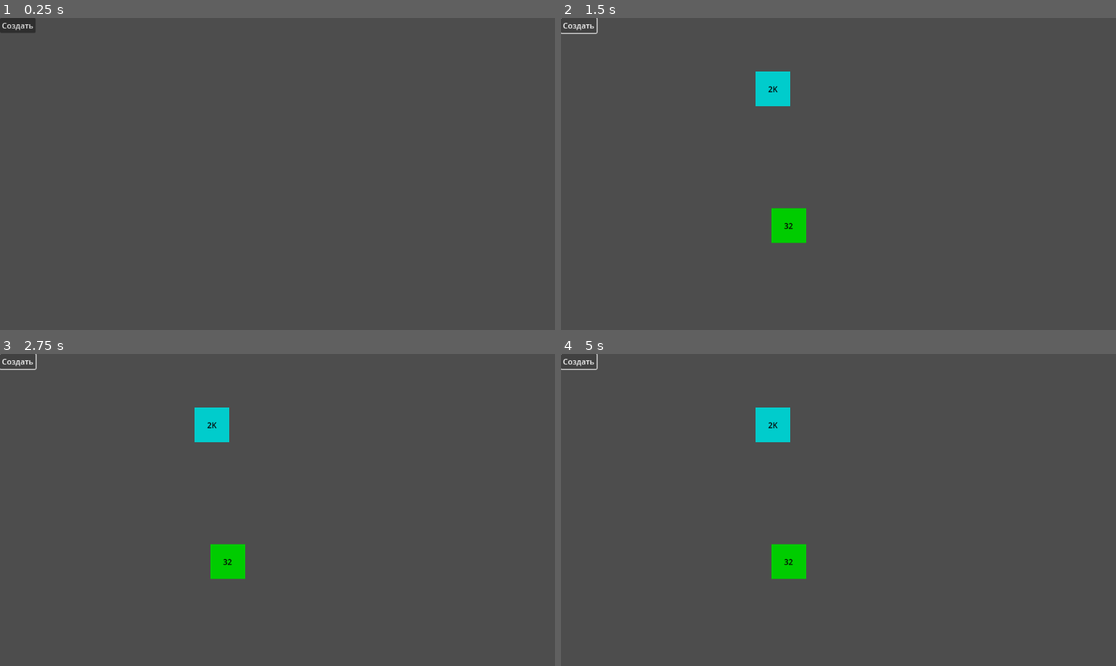
Above: before the commit, frames 1-4 (two rows, left to right).
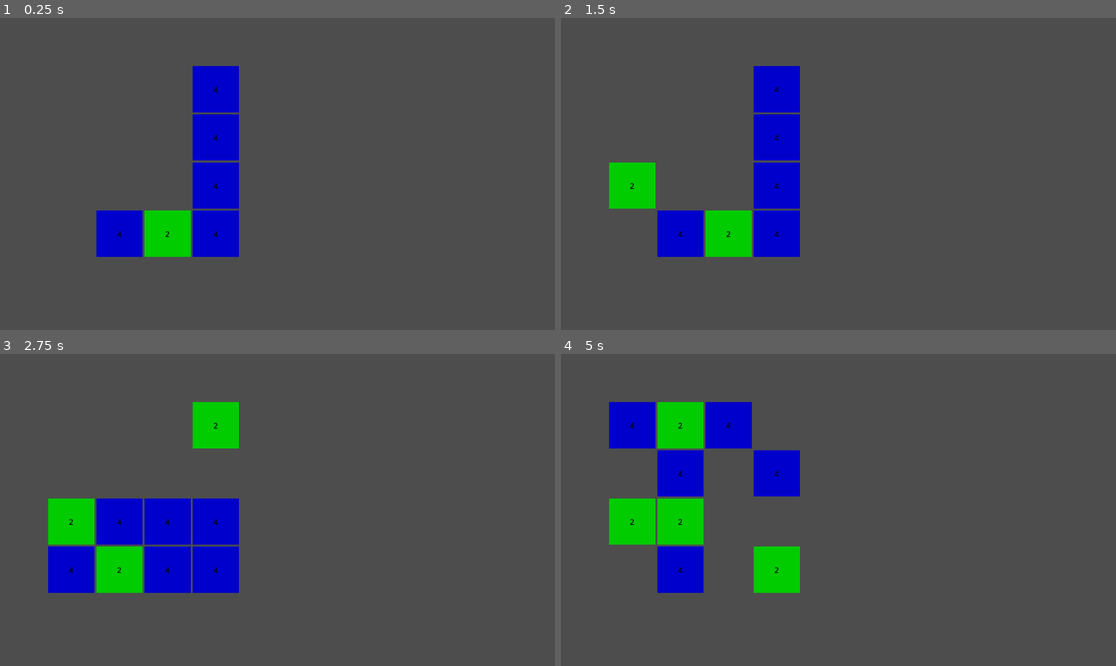
Above: after the commit, the same moments.

Repository: progstuff/2048TdPrototype
Game: Godot game, scene res://Managers/WorldScene.tscn
Same seed, same stepped clock (60 frames per second), same inputs: the game is played once before the commit and once after it.
Inputs (mouse positions are in pixels of both pictures, inside the frame that each line leads up to):
- Up to frame 1 (0.25 s): no input
- Up to frame 2 (1.5 s): click (577, 24) at 0.5 s, where only the run before the commit has a clickable "Создать"; tap Enter at 1.25 s; hold Right (right, bound only after the commit) from 1.28 s (still down)
- Up to frame 3 (2.75 s): tap R (restart, bound only after the commit) at 2 s; release Right (right, bound only after the commit) at 2.03 s; hold Down (down, bound only after the commit) from 2.03 s (still down)
- Up to frame 4 (5 s): tap R (restart, bound only after the commit) at 2.75, 3.5, 4.25, 4.9 s; release Down (down, bound only after the commit) at 2.78 s; hold Right (right, bound only after the commit) 2.78-3.53 s; hold Up (up, bound only after the commit) 3.53-4.28 s; hold Left (left, bound only after the commit) from 4.28 s (still down)

The runs differ from the first frame. In frame 1, 7.8% of the frame differs, in the area x 0-44%, y 0-77%; in frame 2, 9.0%; in frame 3, 12%; in frame 4, 12%, in the area x 0-45%, y 0-77%.

Commit message:
Сделал поле 2048

Diff:
--- a/Managers/CellManagerScript.gd
+++ b/Managers/CellManagerScript.gd
@@ -3,14 +3,14 @@
 
 var cell = load("res://Managers/CellScene.tscn")
 
-func create_cell(_number: int, _position: Vector2):
+func create_cell(_number: int, _position: Vector2, _index: Vector2i):
 	if(!pool.has(_number)):
 		pool[_number] = Array()
 
 	var data = pool[_number].pop_front()
 	if(data == null):
 		data = cell.instantiate()
-		data.init(_number, _position)
+	data.init(_number, _position, _index)
 
 	return data
 
--- a/Managers/CellScene.tscn
+++ b/Managers/CellScene.tscn
@@ -9,8 +9,8 @@
 script = ExtResource("1_pofgc")
 
 [node name="Rect" type="ColorRect" parent="."]
-offset_right = 72.0
-offset_bottom = 72.0
+offset_right = 74.0
+offset_bottom = 74.0
 color = Color(0.223529, 0.243137, 0.462745, 1)
 
 [node name="Number" type="Label" parent="Rect"]
@@ -30,8 +30,3 @@
 label_settings = SubResource("LabelSettings_tk3qg")
 horizontal_alignment = 1
 metadata/_edit_use_anchors_ = true
-
-[node name="Timer" type="Timer" parent="."]
-wait_time = 0.016
-
-[connection signal="timeout" from="Timer" to="." method="_on_timer_timeout"]
--- a/Managers/CellScript.gd
+++ b/Managers/CellScript.gd
@@ -1,32 +1,42 @@
 extends Node2D
 class_name CellElement
 
-@export var number = 2
-
 var numberLabel = null
 var rect = null
-@export var timer = null
-var dist = 100
-var curShift = 0
-var step = 10
+# СОСТОЯНИЯ ДВИЖЕНИЯ: ДВИЖЕНИЕ, СЛИЯНИЕ, КОНЕЦ, УДАЛЕНИЕ, ОЖИДАНИЕ
+enum MOVE_STATE {MOVE, MERGE, REMOVE, IDLE}
 
-func init(_number: int, _position: Vector2) -> void:
+var moveVector = Vector2.ZERO
+var index = Vector2i.ZERO
+var newPos = Vector2(-1, -1)
+
+@export var curState = MOVE_STATE.IDLE
+@export var number = 2
+@export var isMerged = false
+@export var isNeedRemove = false
+
+func init(_number: int, _position: Vector2, _index: Vector2i) -> void:
 	if(numberLabel == null):
 		numberLabel = $Rect/Number
 	if(rect == null):
 		rect = $Rect
-	if(timer == null):
-		timer = $Timer
 
 	set_number(_number)
-	set_background()
 
 	position = _position
-	visible = true
+	index = _index
+	activate()
+
+func set_index(_index: Vector2i):
+	index = _index
+
+func set_new_pos(_newPos: Vector2):
+	newPos = _newPos
 
 func set_number(_number:int) -> void:
 	number = _number
 	numberLabel.text = get_str_lbl(number)
+	set_background()
 
 func set_background() -> void:
 	var r = number % 10
@@ -59,11 +69,79 @@
 
 func deactivate():
 	visible = false
-	position = Vector2(-100, 100)
+	position = Vector2(-100, -100)
+	curState = MOVE_STATE.IDLE
+	isMerged = false
 
-func _on_timer_timeout() -> void:
-	if(curShift < dist):
-		curShift += step
-		position.x += step
+func activate():
+	visible = true
+	curState = MOVE_STATE.IDLE
+	moveVector = Vector2.ZERO
+	isNeedRemove = false
+	isMerged = false
+
+func set_size(size: Vector2i):
+	rect.set_size(size)
+
+func set_move_state(_moveVector: Vector2):
+	curState = MOVE_STATE.MOVE
+	moveVector = _moveVector
+
+func set_merge_state():
+	isMerged = true
+	curState = MOVE_STATE.MERGE
+
+func set_remove_state():
+	isMerged = true
+	curState = MOVE_STATE.REMOVE
+
+func set_idle_state():
+	curState = MOVE_STATE.IDLE
+	moveVector = Vector2.ZERO
+
+func is_idle_state() -> bool:
+	return curState == MOVE_STATE.IDLE
+
+func is_remove_state() -> bool:
+	return curState == MOVE_STATE.REMOVE
+
+func is_need_remove() -> bool:
+	return isNeedRemove
+
+func endCheck() -> bool:
+	var isEnd = false
+	var pos = position + moveVector
+	if moveVector.y == 0:
+		if moveVector.x > 0:
+			if(pos.x > newPos.x):
+				isEnd = true
+		else:
+			if(pos.x < newPos.x):
+				isEnd = true
+	elif moveVector.x == 0:
+		if moveVector.y > 0:
+			if(pos.y > newPos.y):
+				isEnd = true
+		else:
+			if(pos.y < newPos.y):
+				isEnd = true
+	return isEnd
+
+func move():
+	if(curState == MOVE_STATE.IDLE):
+		return
+
+	if(endCheck()):
+		if(curState == MOVE_STATE.MOVE):
+			curState = MOVE_STATE.IDLE
+		elif(curState == MOVE_STATE.MERGE):
+			curState = MOVE_STATE.IDLE
+			set_number(number*2)
+			isMerged = false
+		elif(curState == MOVE_STATE.REMOVE):
+			curState = MOVE_STATE.IDLE
+			isMerged = false
+			isNeedRemove = true
+		position = newPos
 	else:
-		timer.stop()
+		position = position + moveVector
--- /dev/null
+++ b/Managers/GameFieldScene.tscn
@@ -0,0 +1,16 @@
+[gd_scene load_steps=3 format=3 uid="uid://r3dwm0laxvoe"]
+
+[ext_resource type="Script" path="res://Managers/GameFieldScript.gd" id="1_vjir3"]
+[ext_resource type="PackedScene" uid="uid://cgpdm8wugakg6" path="res://Managers/CellManagerScene.tscn" id="2_vqlpd"]
+
+[node name="GameField" type="Node2D"]
+script = ExtResource("1_vjir3")
+
+[node name="CellManager" parent="." instance=ExtResource("2_vqlpd")]
+
+[node name="MoveTimer" type="Timer" parent="."]
+wait_time = 0.005
+
+[node name="CellsNode" type="Node2D" parent="."]
+
+[connection signal="timeout" from="MoveTimer" to="." method="_on_move_timer_timeout"]
--- /dev/null
+++ b/Managers/GameFieldScript.gd
@@ -0,0 +1,369 @@
+extends Node2D
+
+@export var fieldRowsCnt = 4
+@export var fieldColumnsCnt = 4
+
+@export var cellHeightPx = 100
+@export var cellWidthPx = 100
+@export var borderWidthPx = 2
+@export var shiftSpeed = 50
+
+var moveTimer = null
+var cellManager = null
+var cellsNode = null
+
+var cellCoords = {} # Словарь индекс -> координата
+var cells = {} # Словарь индекс -> ячейка
+var shiftedCells = {}
+
+var moveVector = Vector2.ZERO
+
+var fieldUpBorder = 0
+var fieldLeftBorder = 0
+var fieldRightBorder = 0
+var fieldDownBorder = 0
+
+var isProcess = false
+
+func _input(event):
+	if event.is_action_pressed("up"):
+		move_up()
+	elif event.is_action_pressed("down"):
+		move_down()
+	elif event.is_action_pressed("left"):
+		move_left()
+	elif event.is_action_pressed("right"):
+		move_right()
+	elif event.is_action_pressed("restart"):
+		init()
+
+func _ready():
+	init()
+
+func init():
+
+	position = Vector2i(100, 100)
+
+	init_values()
+	clear_field()
+	add_cells()
+
+	fieldRightBorder = cellWidthPx * (fieldRowsCnt - 1)
+	fieldDownBorder = cellHeightPx * (fieldColumnsCnt - 1)
+
+func get_cell_size() -> Vector2i:
+	var cellWidth = cellHeightPx - borderWidthPx*2
+	var cellHeight = cellHeightPx - borderWidthPx*2
+	return Vector2i(cellWidth, cellHeight)
+
+func clear_field():
+	moveTimer.stop()
+	for cell in cellsNode.get_children():
+		cellsNode.remove_child(cell)
+
+	cellCoords.clear()
+
+	for cellIndex in cells:
+		cellManager.remove_cell(cells[cellIndex])
+	cells.clear()
+
+func init_values():
+	if(cellManager == null):
+		cellManager = $CellManager
+
+	if(moveTimer == null):
+		moveTimer = $MoveTimer
+
+	if(cellsNode == null):
+		cellsNode = $CellsNode
+
+func add_cells():
+	for i in range(0, fieldRowsCnt):
+		for j in range(0, fieldColumnsCnt):
+			var x = j*cellWidthPx
+			var y = i*cellHeightPx
+			cellCoords[Vector2i(i, j)] = Vector2i(x, y)
+
+	for key in cellCoords.keys():
+
+		var rowInd = key.x
+		var columnInd = key.y
+		var index = Vector2i(rowInd, columnInd)
+
+		var isNeed = randi_range(0, 100) >= 60
+
+		if(!isNeed):
+			continue
+		var number = randi_range(1, 2)
+		number = pow(2, number)
+
+		var pos = cellCoords.get(index)
+		var cell = cellManager.create_cell(number, pos, index)
+		cell.set_size(get_cell_size())
+		cellsNode.add_child(cell)
+		cells[index] = cell
+
+# движение
+func start_move_cells(_moveVector:Vector2):
+
+	shiftedCells.clear()
+	for i in range(0, fieldRowsCnt):
+		for j in range(0, fieldColumnsCnt):
+			if(cells.has(Vector2i(i, j))):
+				var cell = cells[Vector2i(i, j)]
+				cell.set_move_state(_moveVector)
+
+func move_left() -> void:
+	if(isProcess):
+		return
+	isProcess = true
+	moveVector = Vector2(-1, 0) * shiftSpeed
+	start_move_cells(moveVector)
+
+	for i in range(0, fieldRowsCnt):
+		for j in range(0, fieldColumnsCnt):
+			var index = Vector2i(i, j)
+
+			if(!cells.has(index)):
+				continue
+			var shiftedCell = cells[index]
+			var shiftColumn = 0
+
+			for k in range(j-1, -1, -1):
+				var shiftedJ = k
+				var shiftedIndex = Vector2i(i, shiftedJ)
+				# пустая ячейка
+				if(!shiftedCells.has(shiftedIndex)):
+					shiftColumn += 1
+					continue
+				else:
+					var cell = shiftedCells[shiftedIndex]
+					# номера не равны
+					if(shiftedCell.number != cell.number):
+						break
+					else:
+						#было выполнено объединение
+						if(shiftedCell.isMerged or cell.isMerged):
+							break
+						else:
+							shiftColumn += 1
+							shiftedCell.set_merge_state()
+							cell.set_remove_state()
+							#
+							var newColumn = j - shiftColumn
+							var newInd =  Vector2i(i, newColumn)
+							#
+							cell.set_new_pos(cellCoords[newInd])
+							break
+			#
+			var newColumn = j - shiftColumn
+			var newInd =  Vector2i(i, newColumn)
+			#
+			shiftedCells[newInd] = shiftedCell
+			shiftedCell.set_new_pos(cellCoords[newInd])
+
+	moveTimer.start()
+
+
+func move_right() -> void:
+	if(isProcess):
+		return
+	isProcess = true
+	moveVector = Vector2(1, 0) * shiftSpeed
+	start_move_cells(moveVector)
+
+	for i in range(0, fieldRowsCnt):
+		for j in range(fieldColumnsCnt-1, -1, -1):
+			var index = Vector2i(i, j)
+
+			if(!cells.has(index)):
+				continue
+			var shiftedCell = cells[index]
+			var shiftColumn = 0
+
+			for k in range(j+1, fieldColumnsCnt):
+				var shiftedJ = k
+				var shiftedIndex = Vector2i(i, shiftedJ)
+				# пустая ячейка
+				if(!shiftedCells.has(shiftedIndex)):
+					shiftColumn += 1
+					continue
+				else:
+					var cell = shiftedCells[shiftedIndex]
+					# номера не равны
+					if(shiftedCell.number != cell.number):
+						break
+					else:
+						#было выполнено объединение
+						if(shiftedCell.isMerged or cell.isMerged):
+							break
+						else:
+							shiftColumn += 1
+							shiftedCell.set_merge_state()
+							cell.set_remove_state()
+							#
+							var newColumn = j + shiftColumn
+							var newInd =  Vector2i(i, newColumn)
+							#
+							cell.set_new_pos(cellCoords[newInd])
+							break
+			#
+			var newColumn = j + shiftColumn
+			var newInd =  Vector2i(i, newColumn)
+			#
+			shiftedCells[newInd] = shiftedCell
+			shiftedCell.set_new_pos(cellCoords[newInd])
+
+	moveTimer.start()
+
+func move_up() -> void:
+	if(isProcess):
+		return
+	isProcess = true
+	moveVector = Vector2(0, -1) * shiftSpeed
+	start_move_cells(moveVector)
+
+	for j in range(0, fieldColumnsCnt):
+		for i in range(0, fieldRowsCnt):
+			var index = Vector2i(i, j)
+
+			if(!cells.has(index)):
+				continue
+			var shiftedCell = cells[index]
+			var shiftRow = 0
+
+			for k in range(i-1, -1, -1):
+				var shiftedI = k
+				var shiftedIndex = Vector2i(shiftedI, j)
+				# пустая ячейка
+				if(!shiftedCells.has(shiftedIndex)):
+					shiftRow += 1
+					continue
+				else:
+					var cell = shiftedCells[shiftedIndex]
+					# номера не равны
+					if(shiftedCell.number != cell.number):
+						break
+					else:
+						#было выполнено объединение
+						if(shiftedCell.isMerged or cell.isMerged):
+							break
+						else:
+							shiftRow += 1
+							shiftedCell.set_merge_state()
+							cell.set_remove_state()
+							#
+							var newRow = i - shiftRow
+							var newInd =  Vector2i(newRow, j)
+							#
+							cell.set_new_pos(cellCoords[newInd])
+							break
+			#
+			var newRow = i - shiftRow
+			var newInd =  Vector2i(newRow, j)
+			#
+			shiftedCells[newInd] = shiftedCell
+			shiftedCell.set_new_pos(cellCoords[newInd])
+
+	moveTimer.start()
+
+func move_down() -> void:
+	if(isProcess):
+		return
+	isProcess = true
+	moveVector = Vector2(0, 1) * shiftSpeed
+	start_move_cells(moveVector)
+
+	for j in range(0, fieldColumnsCnt):
+		for i in range(fieldRowsCnt-1, -1, -1):
+			var index = Vector2i(i, j)
+
+			if(!cells.has(index)):
+				continue
+			var shiftedCell = cells[index]
+			var shiftRow = 0
+
+			for k in range(i+1, fieldRowsCnt):
+				var shiftedI = k
+				var shiftedIndex = Vector2i(shiftedI, j)
+				# пустая ячейка
+				if(!shiftedCells.has(shiftedIndex)):
+					shiftRow += 1
+					continue
+				else:
+					var cell = shiftedCells[shiftedIndex]
+					# номера не равны
+					if(shiftedCell.number != cell.number):
+						break
+					else:
+						#было выполнено объединение
+						if(shiftedCell.isMerged or cell.isMerged):
+							break
+						else:
+							shiftRow += 1
+							shiftedCell.set_merge_state()
+							cell.set_remove_state()
+							#
+							var newRow = i + shiftRow
+							var newInd =  Vector2i(newRow, j)
+							#
+							cell.set_new_pos(cellCoords[newInd])
+							break
+			#
+			var newRow = i + shiftRow
+			var newInd =  Vector2i(newRow, j)
+			#
+			shiftedCells[newInd] = shiftedCell
+			shiftedCell.set_new_pos(cellCoords[newInd])
+
+	moveTimer.start()
+
+func _on_move_timer_timeout() -> void:
+	var isNeedStop = true
+	for cellIndex in cells:
+		var cell = cells[cellIndex]
+		cell.move()
+		if(!cell.is_idle_state()):
+			isNeedStop = false
+
+	if(isNeedStop):
+		moveTimer.stop()
+
+		for cellIndex in cells:
+			var cell = cells[cellIndex]
+			if(cell.is_need_remove()):
+				cellsNode.remove_child(cell)
+				cellManager.remove_cell(cell)
+		cells.clear()
+
+		for cellIndex in shiftedCells:
+			var cell = shiftedCells[cellIndex]
+			cells[cellIndex] = cell
+			cell.set_index(cellIndex)
+
+		shiftedCells.clear()
+		addNewElement()
+
+		isProcess = false
+
+func addNewElement():
+	var emptyCells = []
+
+	for cellIndex in cellCoords:
+		if(cells.has(cellIndex)):
+			continue
+		emptyCells.append(cellIndex)
+
+	var n = emptyCells.size()
+	if(n == 0):
+		return
+
+	var ind = randi_range(0, n-1)
+	var cellIndex = emptyCells[ind]
+	var number = 1 # сюда выбор числа
+	number = pow(2, number)
+	var pos = cellCoords.get(cellIndex)
+	var cell = cellManager.create_cell(number, pos, cellIndex)
+	cell.set_size(get_cell_size())
+	cellsNode.add_child(cell)
+	cells[cellIndex] = cell
--- a/Managers/WorldScene.tscn
+++ b/Managers/WorldScene.tscn
@@ -1,23 +1,9 @@
 [gd_scene load_steps=3 format=3 uid="uid://x1i28r0vljli"]
 
-[ext_resource type="PackedScene" uid="uid://cgpdm8wugakg6" path="res://Managers/CellManagerScene.tscn" id="1_ml78v"]
 [ext_resource type="Script" path="res://Managers/WorldScript.gd" id="1_tc2t4"]
+[ext_resource type="PackedScene" uid="uid://r3dwm0laxvoe" path="res://Managers/GameFieldScene.tscn" id="2_0gnb1"]
 
 [node name="Node2D" type="Node2D"]
 script = ExtResource("1_tc2t4")
 
-[node name="CellManager" parent="." instance=ExtResource("1_ml78v")]
-
-[node name="Control" type="Control" parent="."]
-layout_mode = 3
-anchors_preset = 0
-offset_right = 414.0
-offset_bottom = 331.0
-
-[node name="Button" type="Button" parent="Control"]
-layout_mode = 0
-offset_right = 8.0
-offset_bottom = 8.0
-text = "Создать"
-
-[connection signal="button_down" from="Control/Button" to="." method="_on_button_button_down"]
+[node name="GameField" parent="." instance=ExtResource("2_0gnb1")]
--- a/Managers/WorldScript.gd
+++ b/Managers/WorldScript.gd
@@ -1,13 +1,3 @@
 extends Node2D
 
-@onready var cellManager = $CellManager
-
-
-func _on_button_button_down() -> void:
-	var vals = [2, 4, 8, 16, 32, 1024, 2048, 4096, 8192]
-	var n = randi_range(0, vals.size()-1)
-	var x = randi_range(300, 600)
-	var y = randi_range(100, 500)
-	var cell = cellManager.create_cell(vals[n], Vector2(x, y))
-	add_child(cell)
-	cell.timer.start()
+@onready var gameField = $GameField
--- a/project.godot
+++ b/project.godot
@@ -15,6 +15,34 @@
 config/features=PackedStringArray("4.3", "GL Compatibility")
 config/icon="res://icon.svg"
 
+[input]
+
+up={
+"deadzone": 0.5,
+"events": [Object(InputEventKey,"resource_local_to_scene":false,"resource_name":"","device":-1,"window_id":0,"alt_pressed":false,"shift_pressed":false,"ctrl_pressed":false,"meta_pressed":false,"pressed":false,"keycode":0,"physical_keycode":4194320,"key_label":0,"unicode":0,"location":0,"echo":false,"script":null)
+]
+}
+left={
+"deadzone": 0.5,
+"events": [Object(InputEventKey,"resource_local_to_scene":false,"resource_name":"","device":-1,"window_id":0,"alt_pressed":false,"shift_pressed":false,"ctrl_pressed":false,"meta_pressed":false,"pressed":false,"keycode":0,"physical_keycode":4194319,"key_label":0,"unicode":0,"location":0,"echo":false,"script":null)
+]
+}
+right={
+"deadzone": 0.5,
+"events": [Object(InputEventKey,"resource_local_to_scene":false,"resource_name":"","device":-1,"window_id":0,"alt_pressed":false,"shift_pressed":false,"ctrl_pressed":false,"meta_pressed":false,"pressed":false,"keycode":0,"physical_keycode":4194321,"key_label":0,"unicode":0,"location":0,"echo":false,"script":null)
+]
+}
+down={
+"deadzone": 0.5,
+"events": [Object(InputEventKey,"resource_local_to_scene":false,"resource_name":"","device":-1,"window_id":0,"alt_pressed":false,"shift_pressed":false,"ctrl_pressed":false,"meta_pressed":false,"pressed":false,"keycode":0,"physical_keycode":4194322,"key_label":0,"unicode":0,"location":0,"echo":false,"script":null)
+]
+}
+restart={
+"deadzone": 0.5,
+"events": [Object(InputEventKey,"resource_local_to_scene":false,"resource_name":"","device":-1,"window_id":0,"alt_pressed":false,"shift_pressed":false,"ctrl_pressed":false,"meta_pressed":false,"pressed":false,"keycode":0,"physical_keycode":82,"key_label":0,"unicode":114,"location":0,"echo":false,"script":null)
+]
+}
+
 [rendering]
 
 renderer/rendering_method="gl_compatibility"
